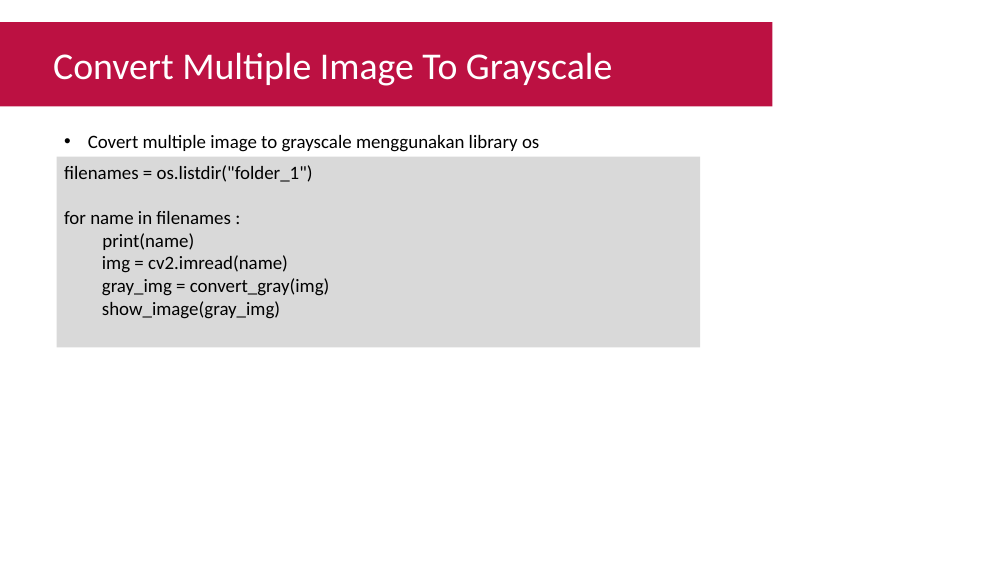
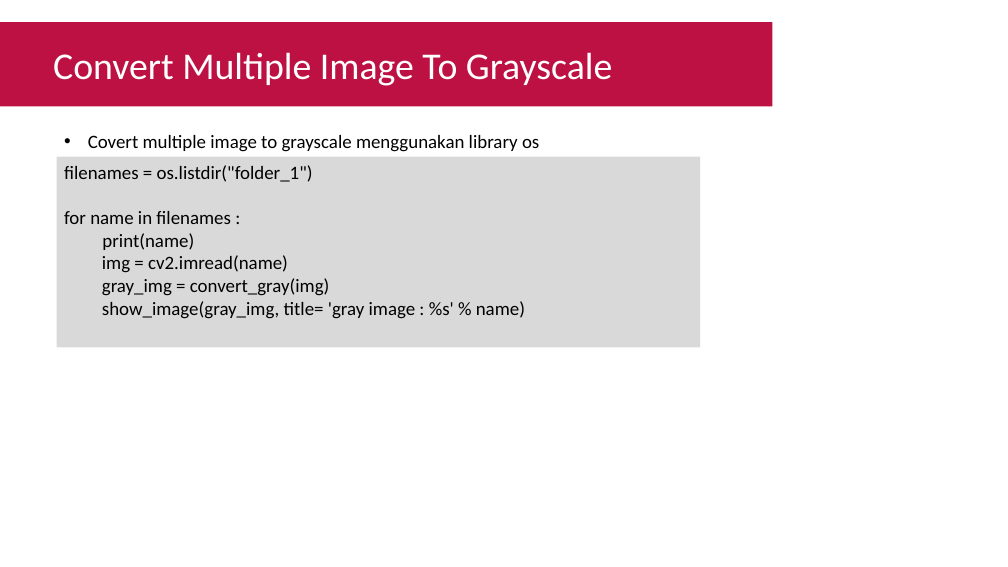
Before and after one commit to Muhammad-Yunus/Materi-Training, a slide deck: slide 19 of A. Raspberry Pi - Image Processing/#6 - Computer Vision Part 2 (Crop, Resize, Convert Color)/P6 - Computer Vision Part 2 (Crop, Resize, Convert Color).pptx. Drawn at 1008x567 pixels with LibreOffice and Linux fonts; fonts in the diff are those of the drawing. Boxes give left, top, right and bottom in pixels: in the first picture for what was removed or moved away, otherwise in the second. Text is boxed around its words. In the diff, an @@ line names an element or a change of style, - is before the commit and + after.

Commit message:
update show function

```diff
--- a/A. Raspberry Pi - Image Processing/#6 - Computer Vision Part 2 (Crop, Resize, Convert Color)/P6 - Computer Vision Part 2 (Crop, Resize, Convert Color).pptx
+++ b/A. Raspberry Pi - Image Processing/#6 - Computer Vision Part 2 (Crop, Resize, Convert Color)/P6 - Computer Vision Part 2 (Crop, Resize, Convert Color).pptx
@@ text in rectangle at (x1=102, y1=301, x2=525, y2=319): text changed @@
-  show_image(gray_img)
+  show_image(gray_img, title= 'gray image : %s' % name)
```
Also in this commit, not shown: 12 other slides changed, 1 other file.
